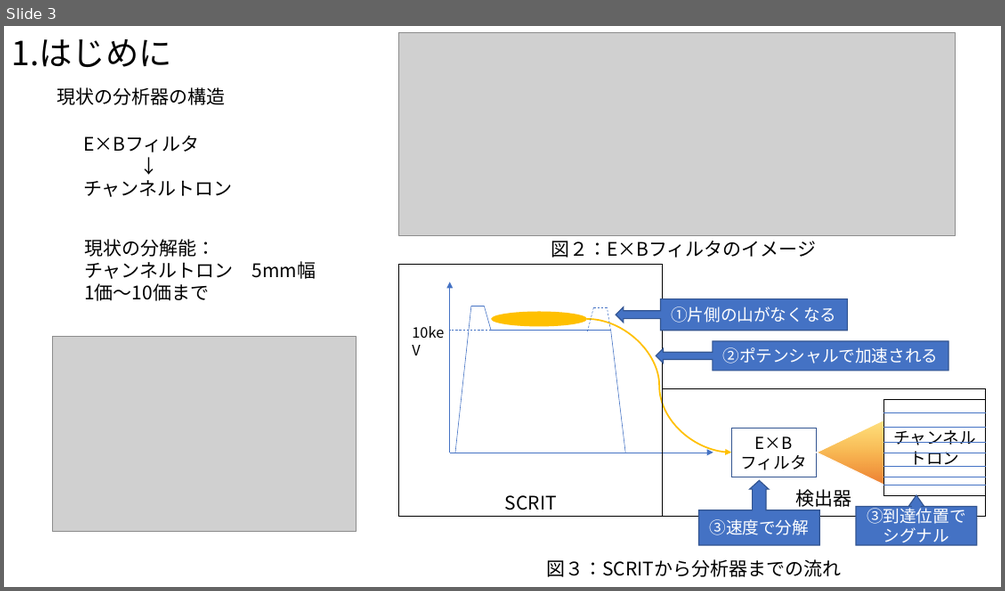
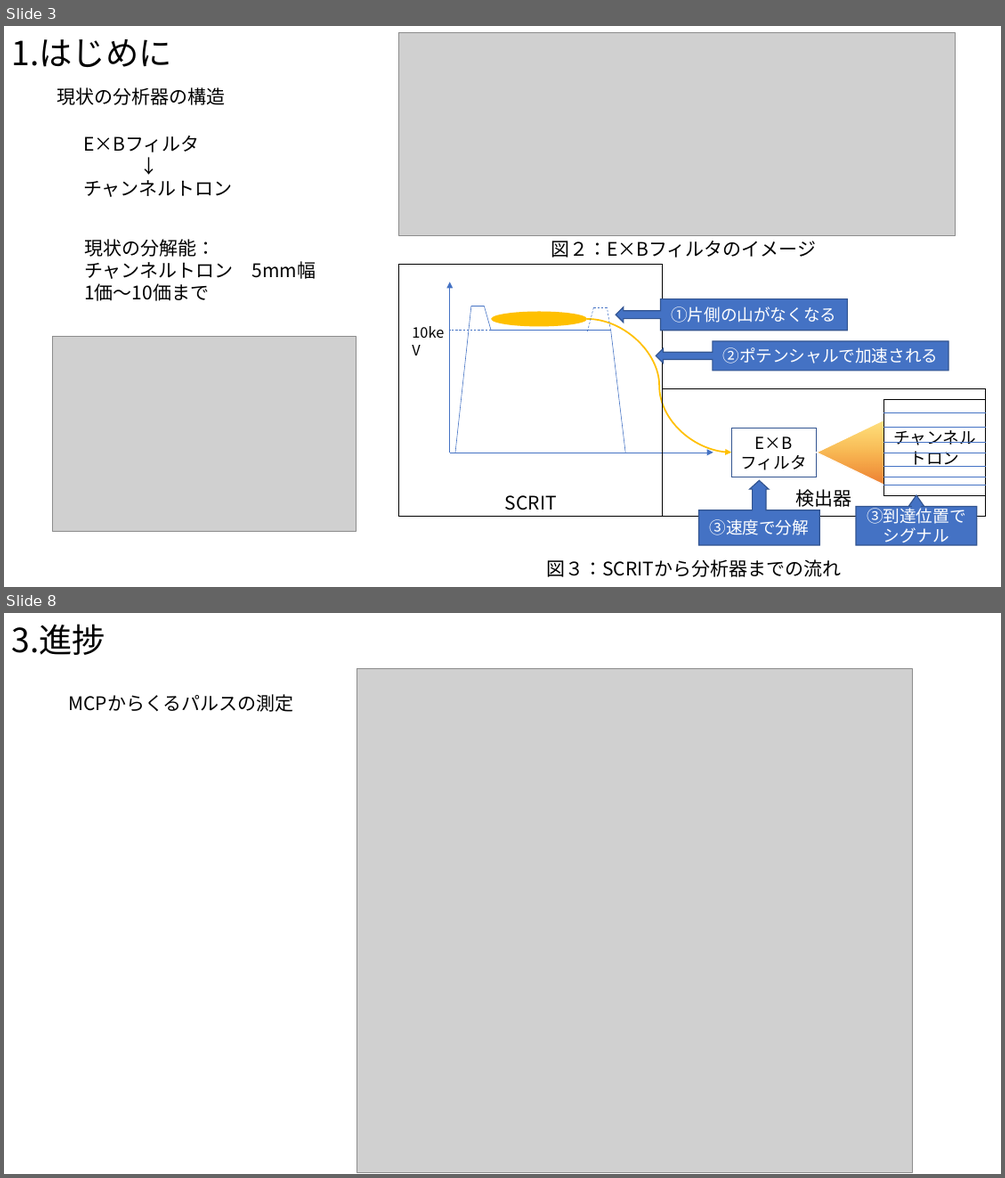
Before and after one commit to Takeuchi-yuya/Ksimulation, a slide deck: docs/最終発表.pptx. Shown one above the other, each under a label of ours: slide 3 before the commit, slides 3 and 8 after it; the slides between them are not shown. The pictures are 1005x591 and 1005x1178 pixels, drawn with LibreOffice and Linux fonts; fonts in the diff are those of the drawing; grey boxes stand for pictures. Boxes give left, top, right and bottom in pixels: in the first picture for what was removed or moved away, otherwise in the second. Text is boxed around its words. In the diff, an @@ line names an element or a change of style, - is before the commit and + after.

```diff
--- a/docs/最終発表.pptx
+++ b/docs/最終発表.pptx
@@ slide 8 added at (4,613,1001,1174), background #FFFFFF @@
@@ title added at (11,624,105,655), 32 pt, text #000000 @@
+3.進捗
@@ picture added at (357,668,913,1172) @@
@@ text added at (68,694,293,712), 18 pt, text #000000 @@
+MCPからくるパルスの測定
```
Also in this commit, not shown: 7 slides changed, 1 other slide added, 1 slide removed.
